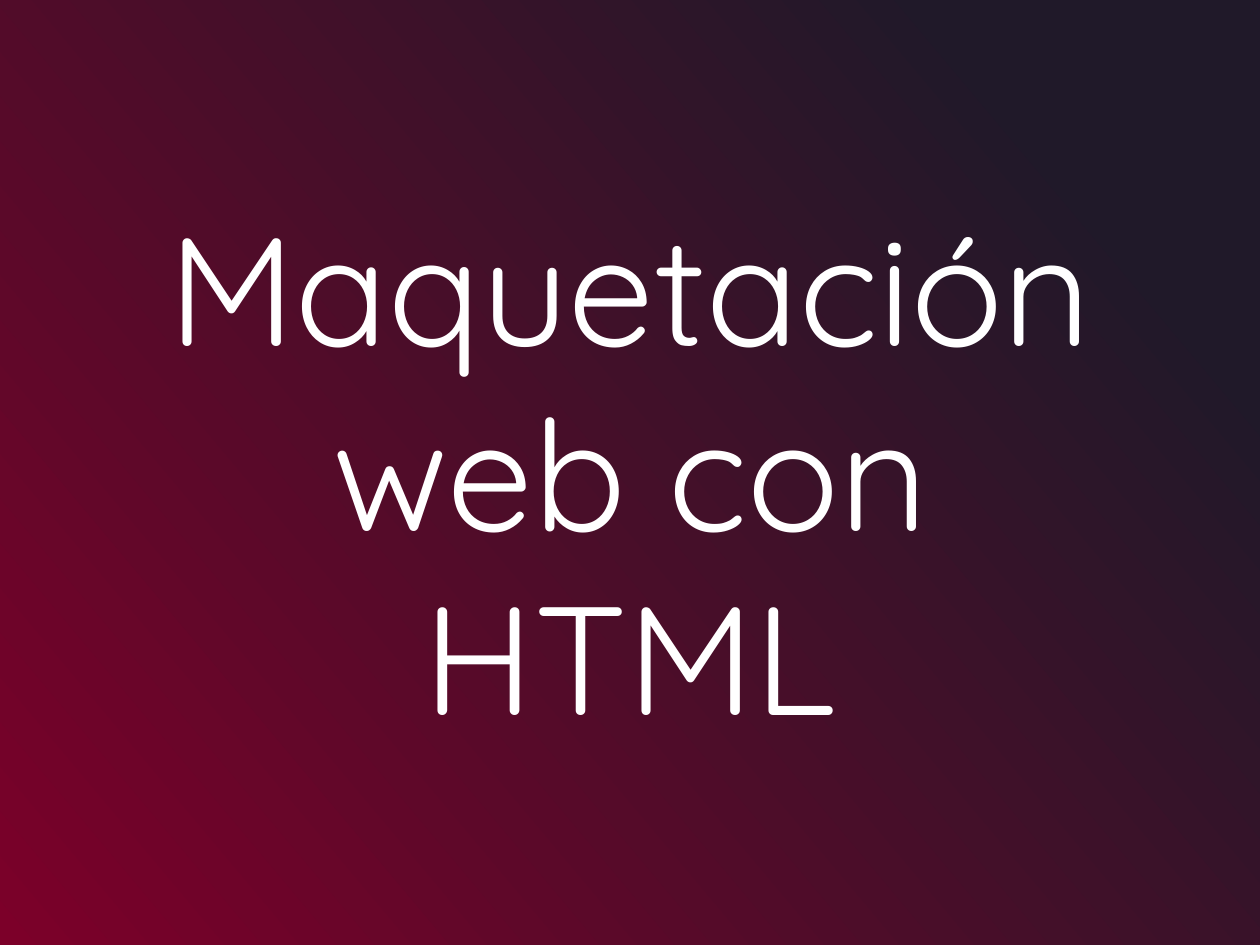
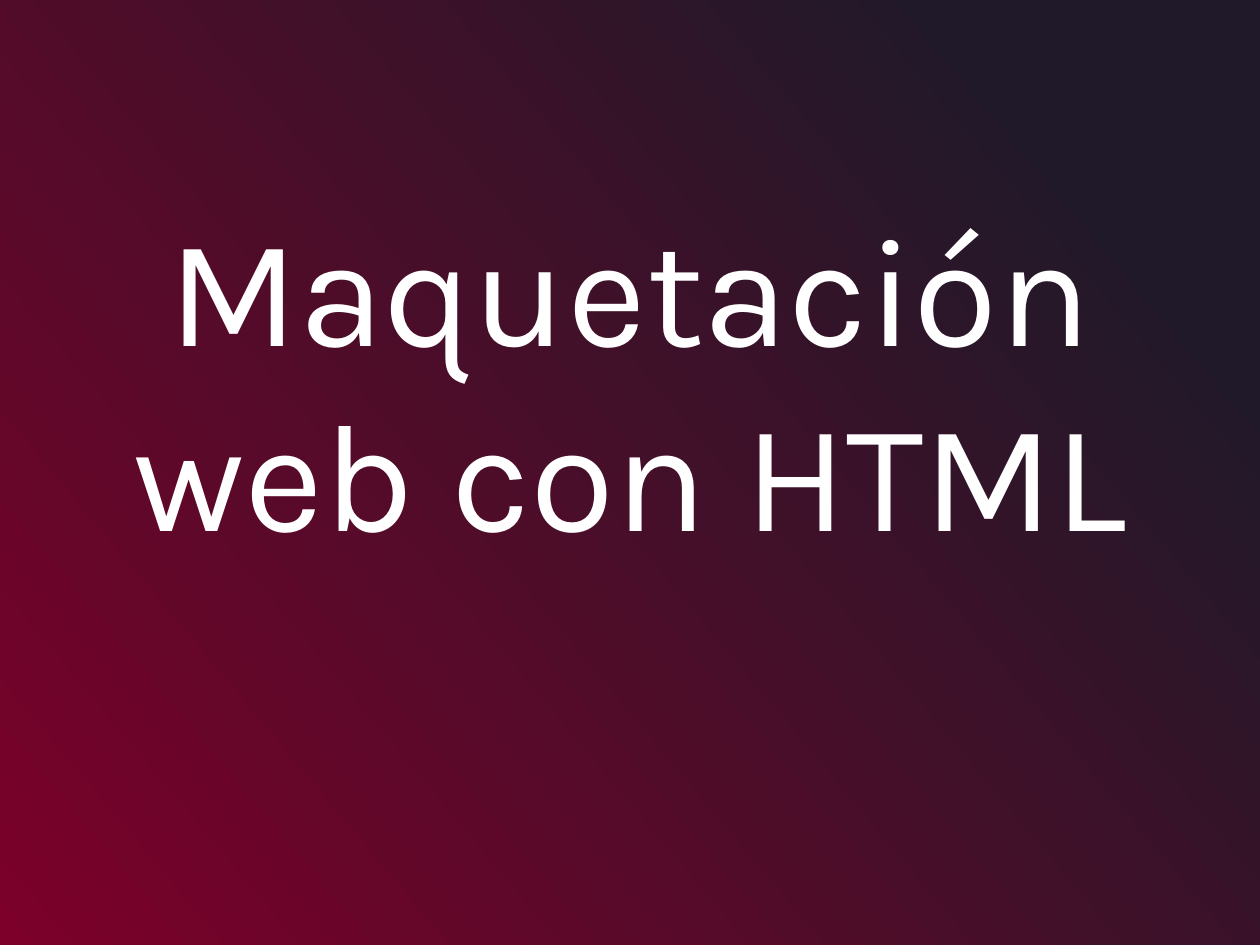
Before and after one commit to leonardotorre18/programacion_web_primer_modulo, a slide deck: slide 2 of contenido_curso/Programación Web - Día 3.pptx. Drawn at 1260x945 pixels with LibreOffice and Linux fonts; fonts in the diff are those of the drawing. Boxes give left, top, right and bottom in pixels: in the first picture for what was removed or moved away, otherwise in the second. Text is boxed around its words. In the diff, an @@ line names an element or a change of style, - is before the commit and + after.

```diff
--- a/contenido_curso/Programación Web - Día 3.pptx
+++ b/contenido_curso/Programación Web - Día 3.pptx
@@ text "Maquetación web con HTML" at bbox=[133, 228, 1126, 533]: font Quicksand to Karla @@
```
Also in this commit, not shown: 2 other slides changed, 1 other file.
